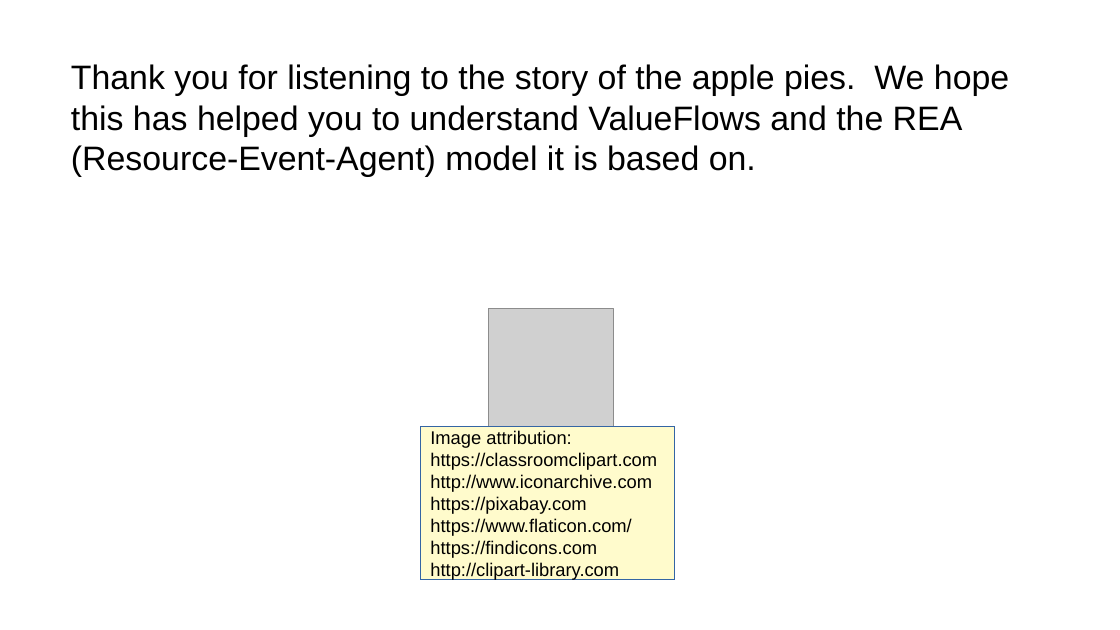
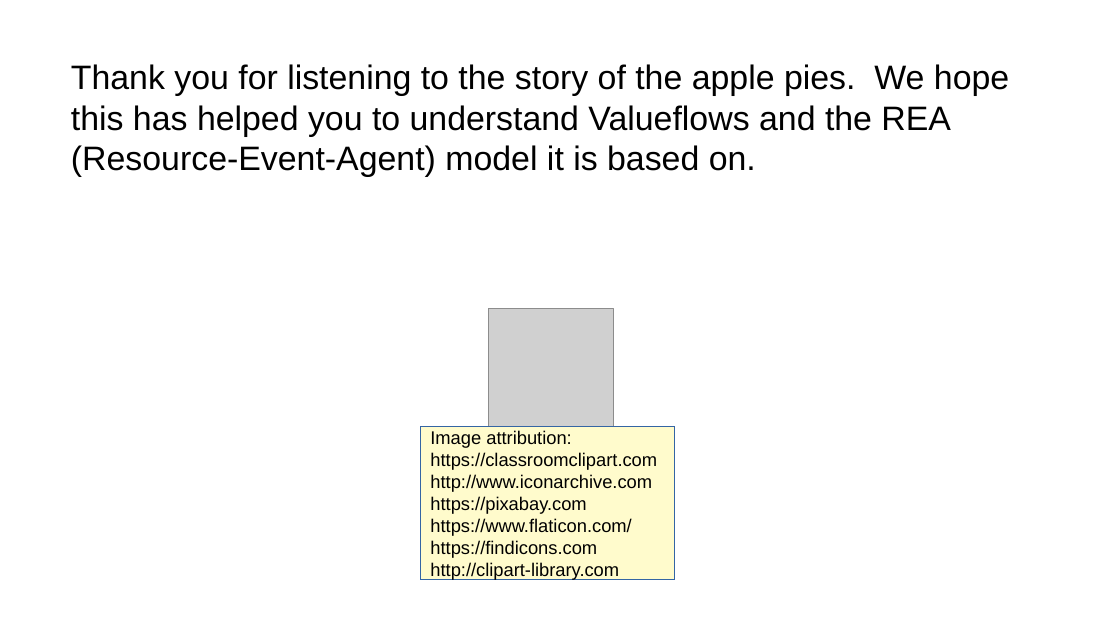
Before and after one commit to valueflows/valueflows, a slide deck: slide 18 of mkdocs/docs/assets/ValueFlows-Story.odp. Drawn at 1120x630 pixels with LibreOffice and Linux fonts; fonts in the diff are those of the drawing; grey boxes stand for pictures. Boxes give left, top, right and bottom in pixels: in the first picture for what was removed or moved away, otherwise in the second. Text is boxed around its words. In the diff, an @@ line names an element or a change of style, - is before the commit and + after.

Commit message:
tweaks to old VF pie story

```diff
--- a/mkdocs/docs/assets/ValueFlows-Story.odp
+++ b/mkdocs/docs/assets/ValueFlows-Story.odp
@@ text at (71,64,1009,177): text changed @@
-Thank you for listening to the story of the apple pies. We hope this has helped you to understand ValueFlows and the REA (Resource-Event-Agent) model it is based on.
+Thank you for listening to the story of the apple pies. We hope this has helped you to understand Valueflows and the REA (Resource-Event-Agent) model it is based on.
```
Also in this commit, not shown: 2 other slides changed, 4 other files.
